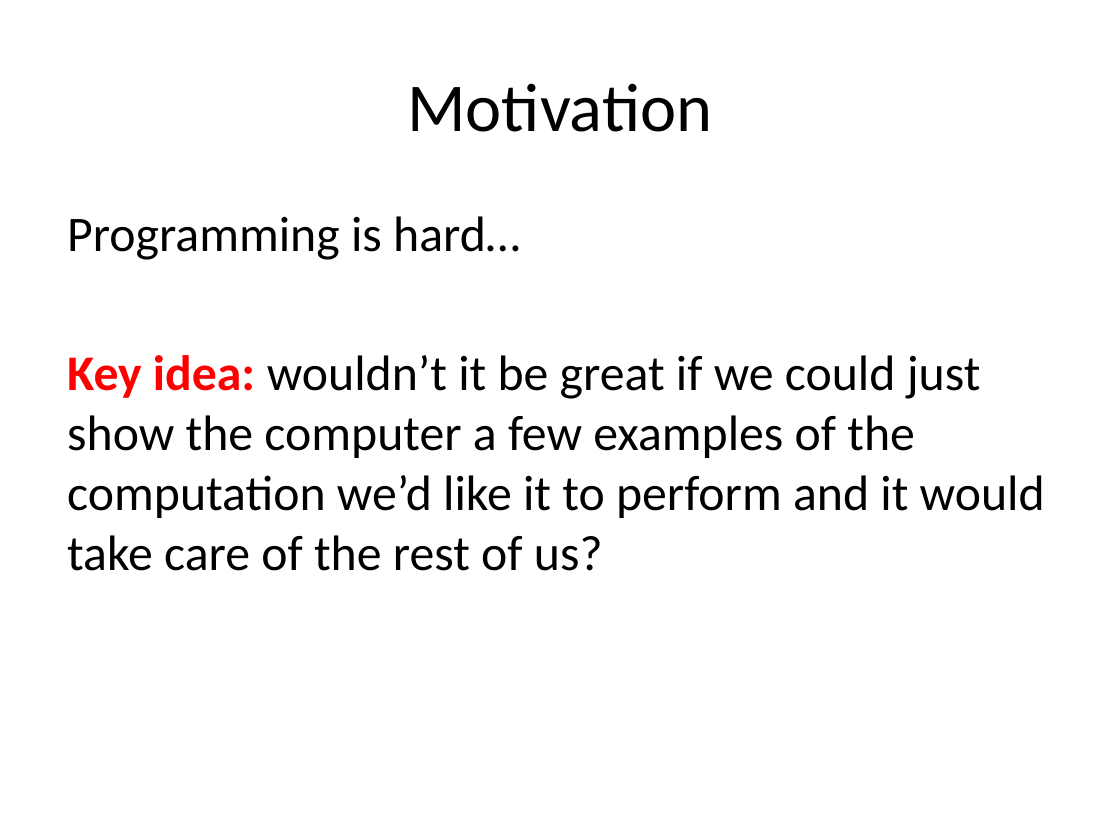
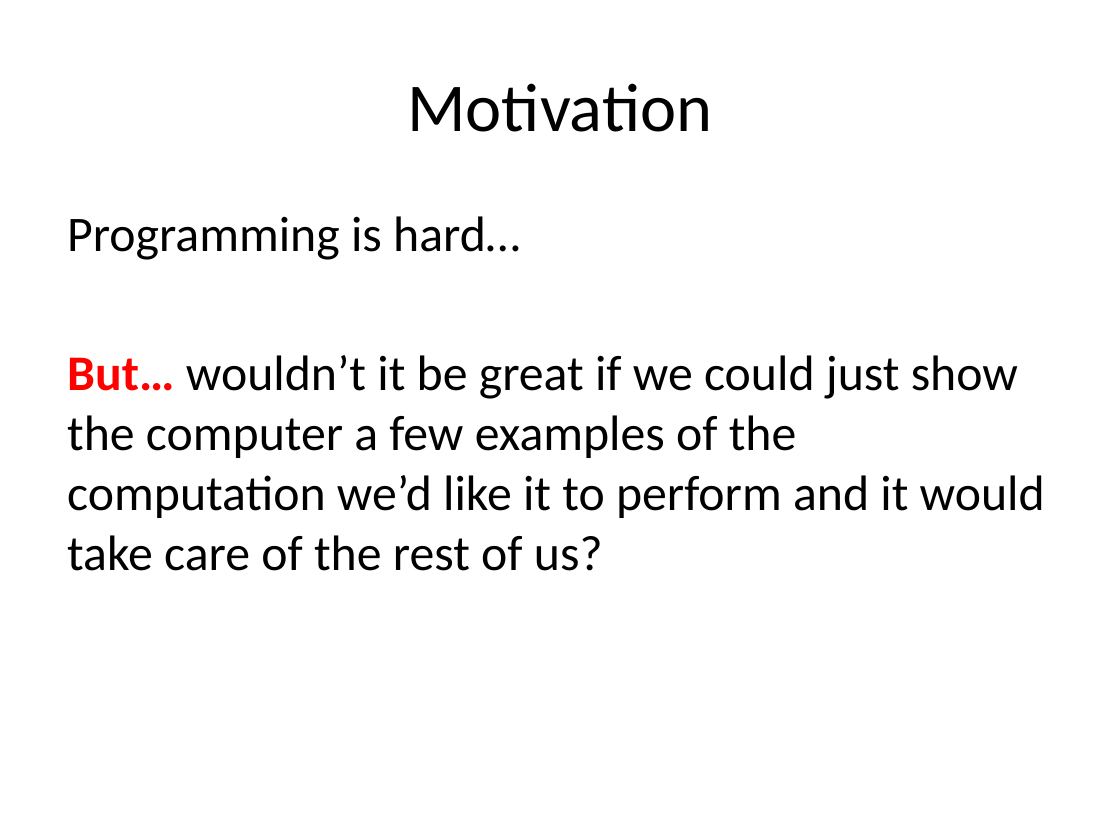
Before and after one commit to paulruvolo/DataScienceMaterials, a slide deck: slide 2 of machine_learning_lecture_1/slides_ml_01.pptx. Drawn at 1120x840 pixels with LibreOffice and Linux fonts; fonts in the diff are those of the drawing. Boxes give left, top, right and bottom in pixels: in the first picture for what was removed or moved away, otherwise in the second. Text is boxed around its words. In the diff, an @@ line names an element or a change of style, - is before the commit and + after.

```diff
--- a/machine_learning_lecture_1/slides_ml_01.pptx
+++ b/machine_learning_lecture_1/slides_ml_01.pptx
@@ text at [67, 355, 1045, 571]: text changed @@
-Key idea: wouldn’t it be great if we could just show the computer a few examples of the computation we’d like it to perform and it would take care of the rest of us?
+But… wouldn’t it be great if we could just show the computer a few examples of the computation we’d like it to perform and it would take care of the rest of us?
```
Also in this commit, not shown: 6 other slides changed, 3 slides added, 1 slide removed.
